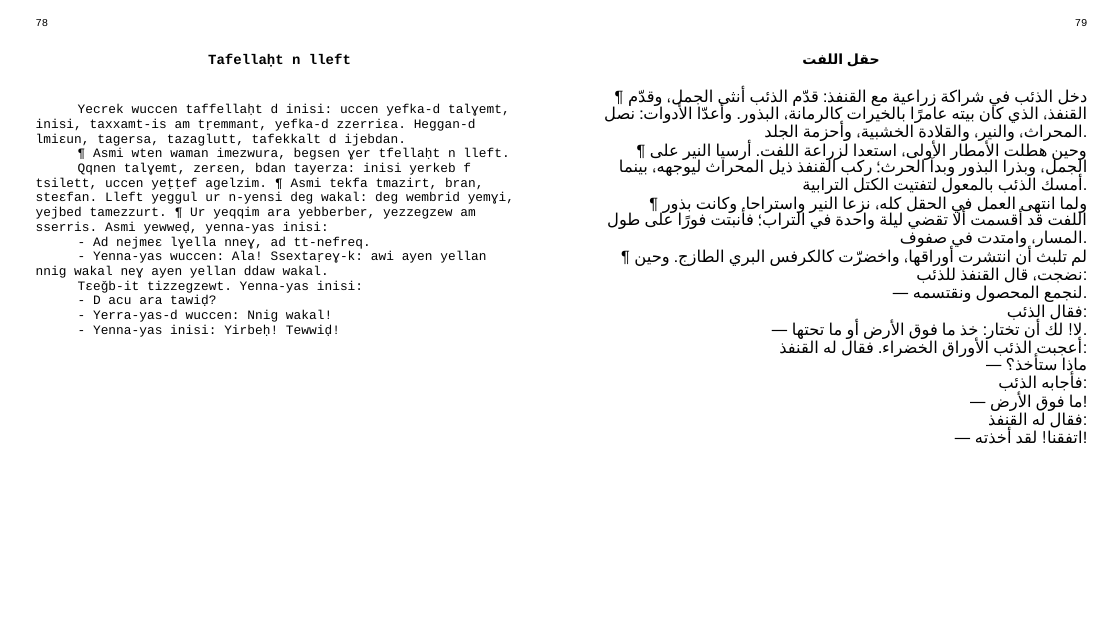
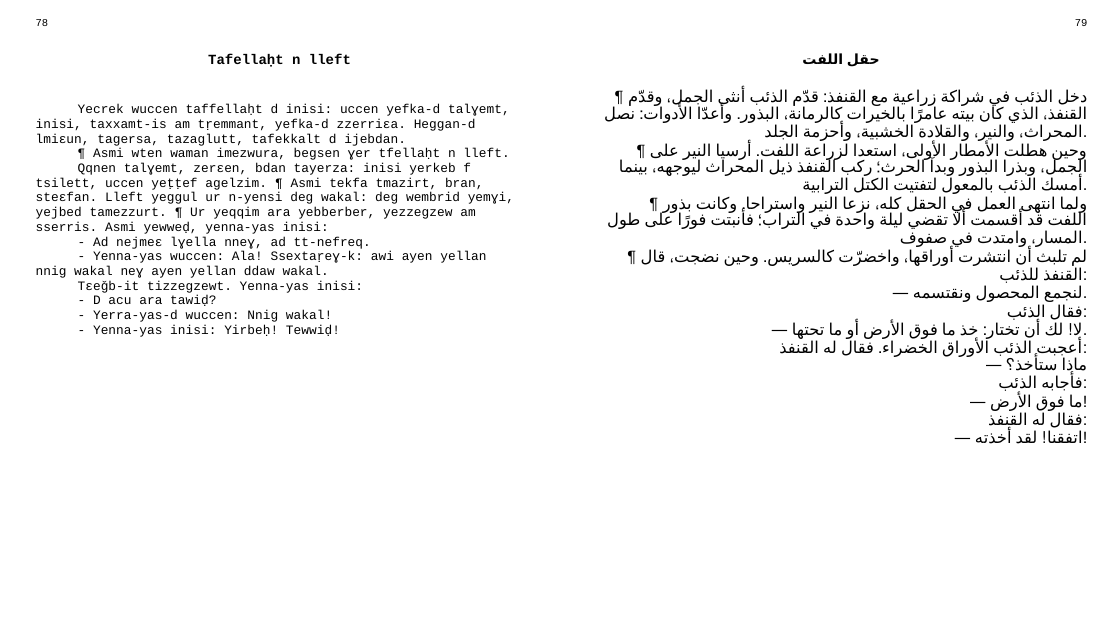
Before and after one commit to sferhah/tamacahut_n_wuccen, a slide deck: slide 35 of Uccen.ConsoleApp/uccen.arb.pptx. Drawn at 1120x630 pixels with LibreOffice and Linux fonts; fonts in the diff are those of the drawing. Boxes give left, top, right and bottom in pixels: in the first picture for what was removed or moved away, otherwise in the second. Text is boxed around its words. In the diff, an @@ line names an element or a change of style, - is before the commit and + after.

```diff
--- a/Uccen.ConsoleApp/uccen.arb.pptx
+++ b/Uccen.ConsoleApp/uccen.arb.pptx
@@ table at [27,13,1096,607] @@
-row 3, column 3: ¶ دخل الذئب في شراكة زراعية مع القنفذ: قدّم الذئب أنثى الجمل، وقدّم القنفذ، الذي كان بيته عامرًا بالخيرات كالرمانة، البذور. وأعدّا الأدوات: نصل المحراث، والنير، والقلادة الخشبية، وأحزمة الجلد. / ¶ وحين هطلت الأمطار الأولى، استعدا لزراعة اللفت. أرسيا النير على الجمل، وبذرا البذور وبدآ الحرث؛ ركب القنفذ ذيل المحراث ليوجهه، بينما أمسك الذئب بالمعول لتفتيت الكتل الترابية. / ¶ ولما انتهى العمل في الحقل كله، نزعا النير واستراحا. وكانت بذور اللفت قد أقسمت ألا تقضي ليلة واحدة في التراب؛ فأنبتت فورًا على طول المسار، وامتدت في صفوف. / ¶ لم تلبث أن انتشرت أوراقها، واخضرّت كالكرفس البري الطازج. وحين نضجت، قال القنفذ للذئب: / — لنجمع المحصول ونقتسمه. / فقال الذئب: / — لا! لك أن تختار: خذ ما فوق الأرض أو ما تحتها. / أعجبت الذئب الأوراق الخضراء. فقال له القنفذ: / — ماذا ستأخذ؟ / فأجابه الذئب: / — ما فوق الأرض! / فقال له القنفذ: / — اتفقنا! لقد أخذته!
+row 3, column 3: ¶ دخل الذئب في شراكة زراعية مع القنفذ: قدّم الذئب أنثى الجمل، وقدّم القنفذ، الذي كان بيته عامرًا بالخيرات كالرمانة، البذور. وأعدّا الأدوات: نصل المحراث، والنير، والقلادة الخشبية، وأحزمة الجلد. / ¶ وحين هطلت الأمطار الأولى، استعدا لزراعة اللفت. أرسيا النير على الجمل، وبذرا البذور وبدآ الحرث؛ ركب القنفذ ذيل المحراث ليوجهه، بينما أمسك الذئب بالمعول لتفتيت الكتل الترابية. / ¶ ولما انتهى العمل في الحقل كله، نزعا النير واستراحا. وكانت بذور اللفت قد أقسمت ألا تقضي ليلة واحدة في التراب؛ فأنبتت فورًا على طول المسار، وامتدت في صفوف. / ¶ لم تلبث أن انتشرت أوراقها، واخضرّت كالسريس. وحين نضجت، قال القنفذ للذئب: / — لنجمع المحصول ونقتسمه. / فقال الذئب: / — لا! لك أن تختار: خذ ما فوق الأرض أو ما تحتها. / أعجبت الذئب الأوراق الخضراء. فقال له القنفذ: / — ماذا ستأخذ؟ / فأجابه الذئب: / — ما فوق الأرض! / فقال له القنفذ: / — اتفقنا! لقد أخذته!
```
Also in this commit, not shown: 2 other slides changed, 3 other files.
